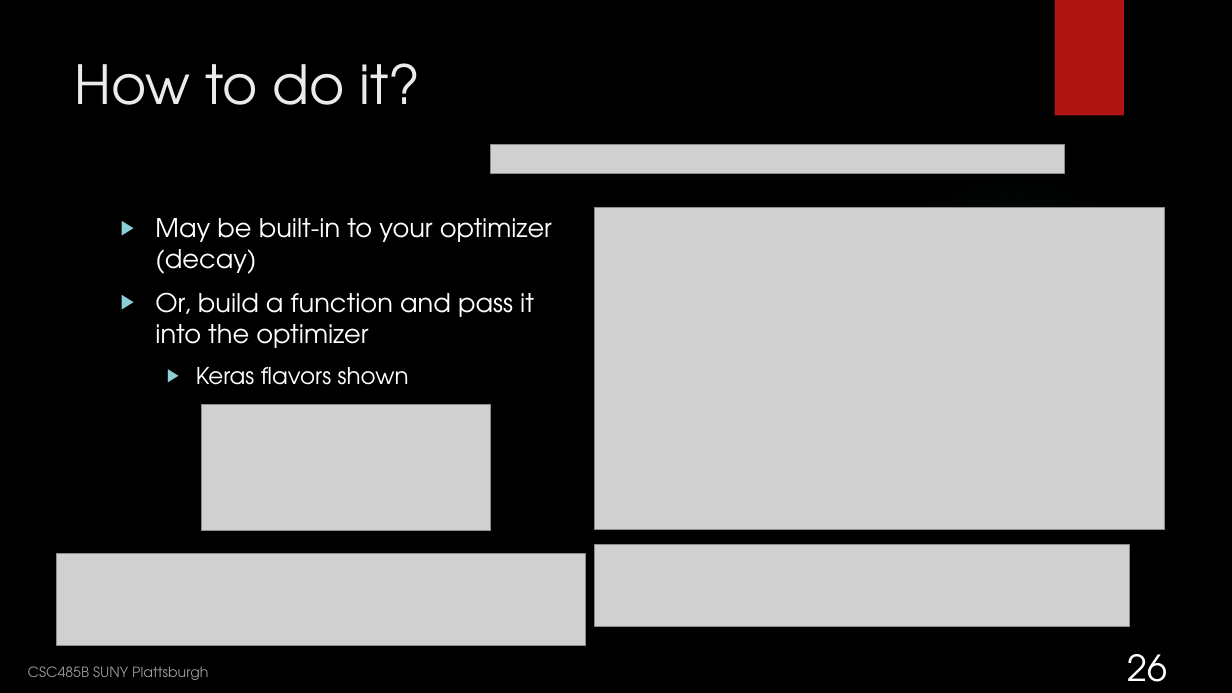
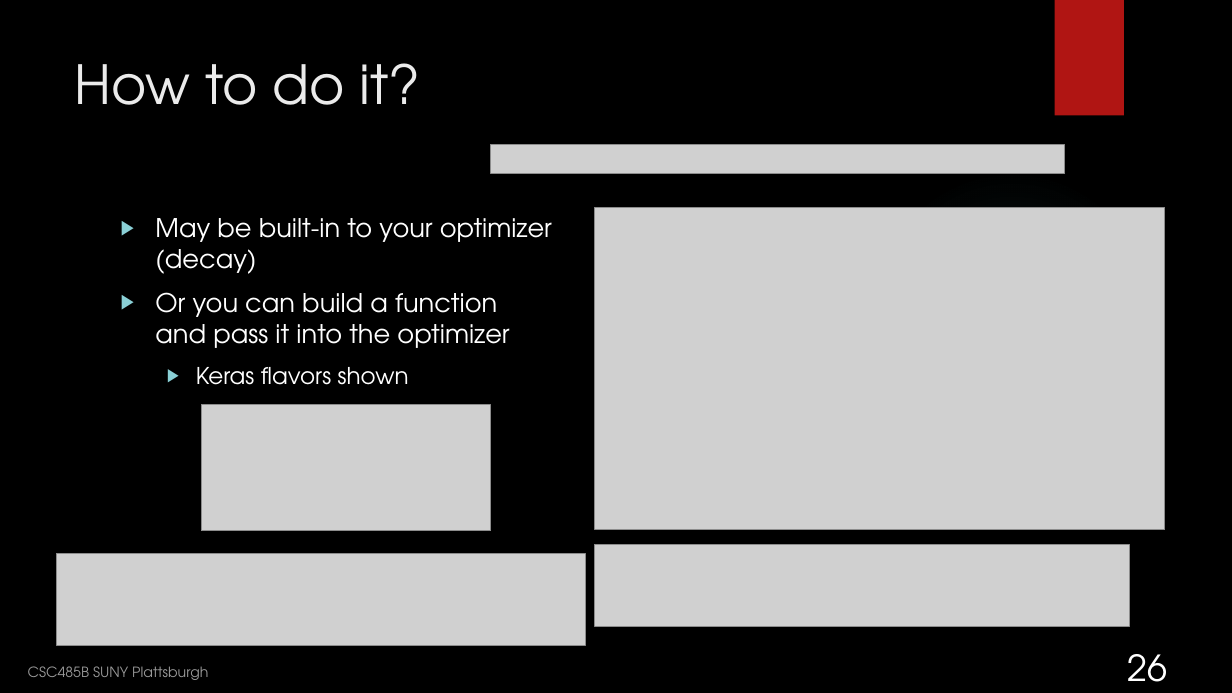
Before and after one commit to nedlecky/CSC485B, a slide deck: slide 26 of Class 22 Deep Learning- What's It All About.pptx. Drawn at 1232x693 pixels with LibreOffice and Linux fonts; fonts in the diff are those of the drawing; grey boxes stand for pictures; background and template pictures are left out. Boxes give left, top, right and bottom in pixels: in the first picture for what was removed or moved away, otherwise in the second. Text is boxed around its words. In the diff, an @@ line names an element or a change of style, - is before the commit and + after.

```diff
--- a/Class 22 Deep Learning- What's It All About.pptx
+++ b/Class 22 Deep Learning- What's It All About.pptx
@@ text at [155, 292, 509, 348]: text changed @@
-▶ Or, build a function and pass it into the optimizer
+▶ Or you can build a function and pass it into the optimizer
```
Also in this commit, not shown: 2 other slides changed, 3 slides added, 6 other files.
